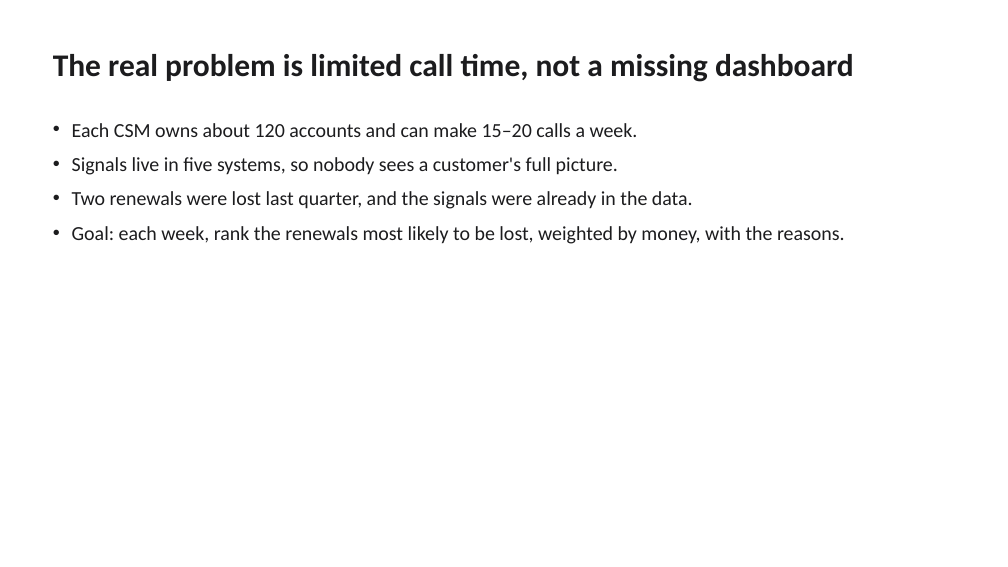
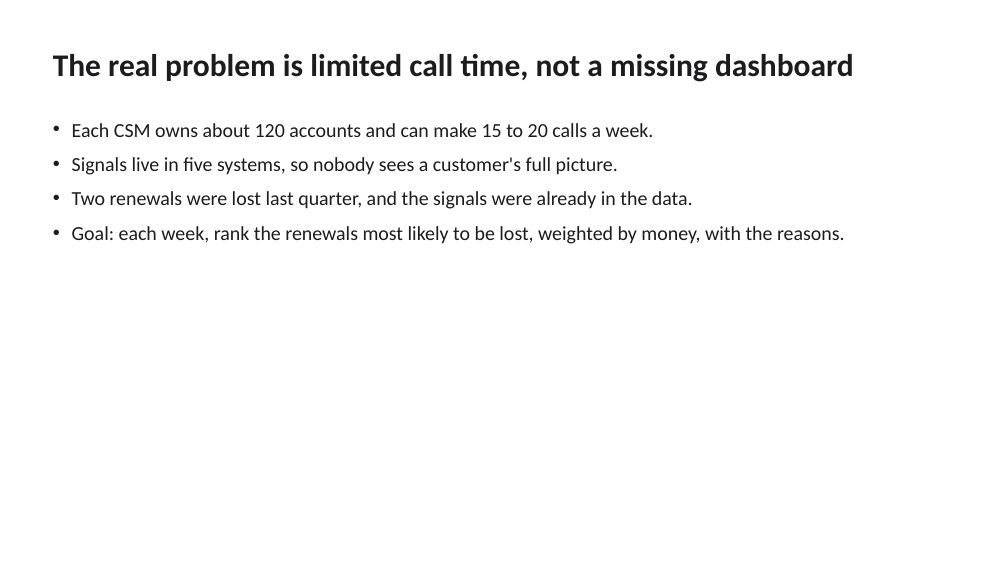
Before and after one commit to udhayakumaran/fello-renewal-risk, a slide deck: slide 2 of docs/renewal-risk-deck.pptx. Drawn at 1008x567 pixels with LibreOffice and Linux fonts; fonts in the diff are those of the drawing. Boxes give left, top, right and bottom in pixels: in the first picture for what was removed or moved away, otherwise in the second. Text is boxed around its words. In the diff, an @@ line names an element or a change of style, - is before the commit and + after.

```diff
--- a/docs/renewal-risk-deck.pptx
+++ b/docs/renewal-risk-deck.pptx
@@ text at [72,123,654,137]: text changed @@
-• Each CSM owns about 120 accounts and can make 15–20 calls a week.
+• Each CSM owns about 120 accounts and can make 15 to 20 calls a week.
```
Also in this commit, not shown: 4 other slides changed, 1 other file.
